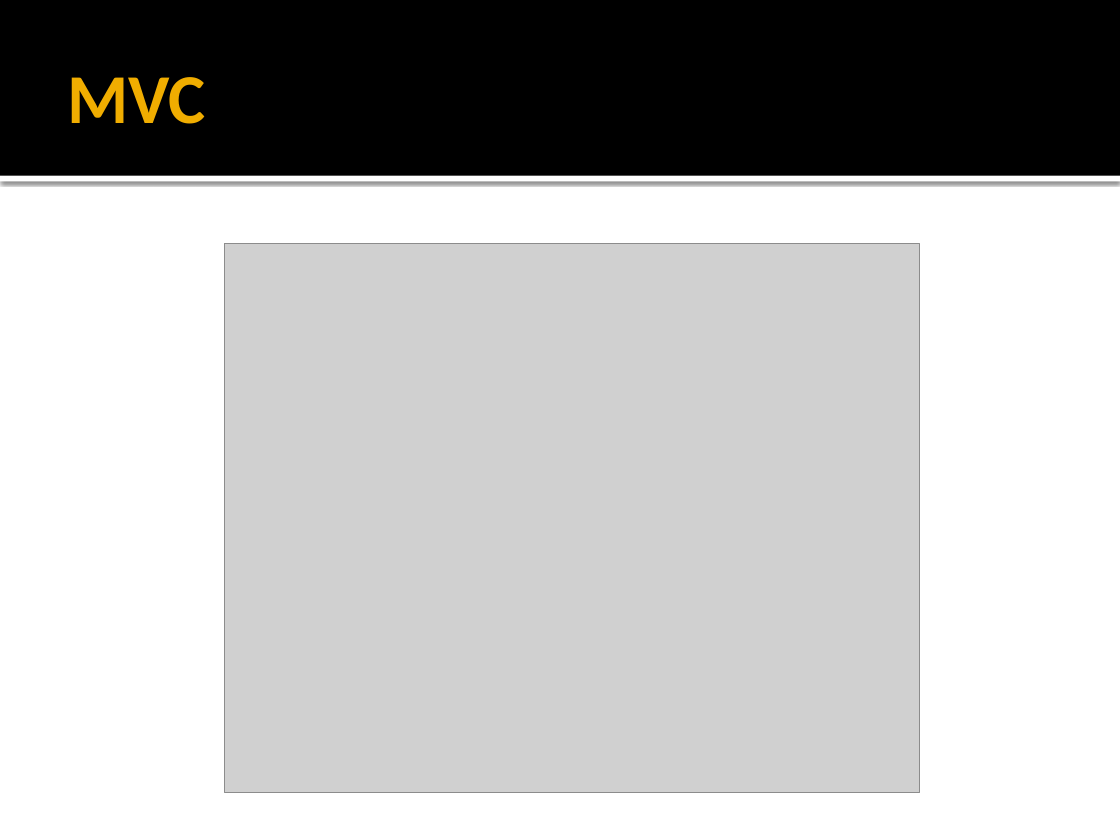
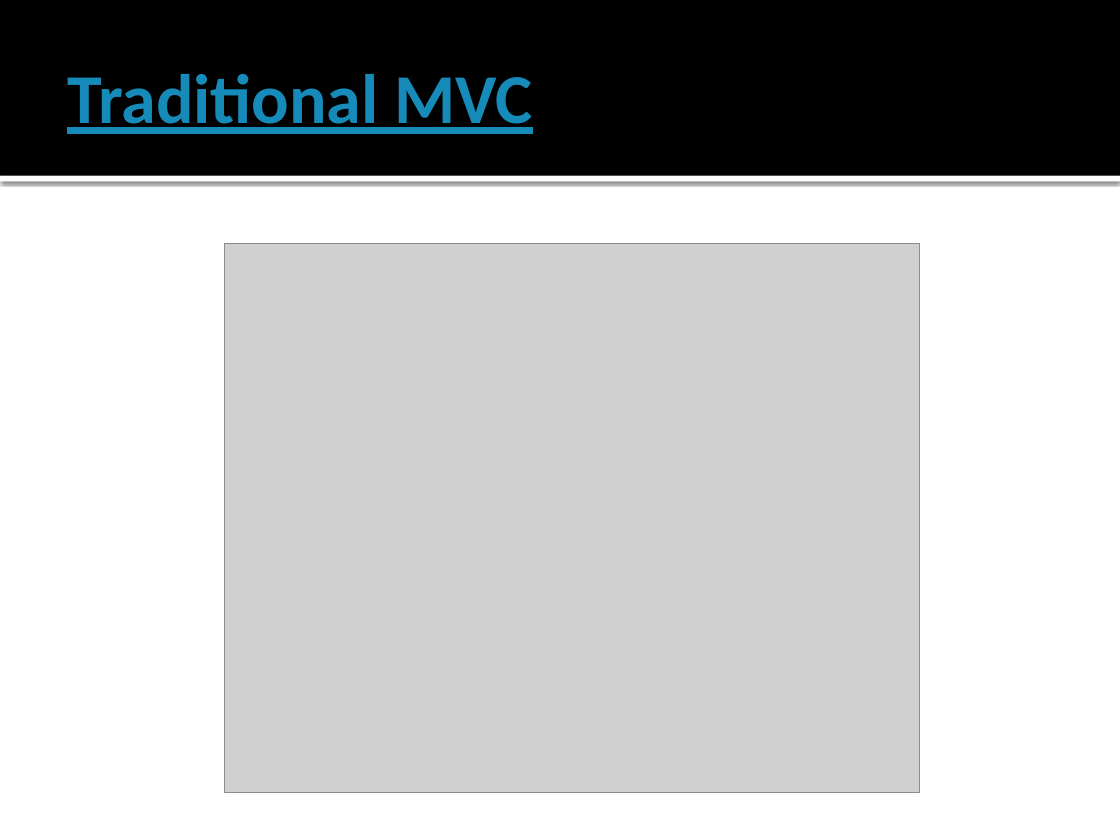
Before and after one commit to iv-sergius/ood, a slide deck: slide 5 of lectures/mvxx/mvxx.pptx. Drawn at 1120x840 pixels with LibreOffice and Linux fonts; fonts in the diff are those of the drawing; grey boxes stand for pictures. Boxes give left, top, right and bottom in pixels: in the first picture for what was removed or moved away, otherwise in the second. Text is boxed around its words. In the diff, an @@ line names an element or a change of style, - is before the commit and + after.

```diff
--- a/lectures/mvxx/mvxx.pptx
+++ b/lectures/mvxx/mvxx.pptx
@@ title at <box>67,74,533,134</box>: text changed; text colour #F0AD00 to #168BBA @@
-MVC
+Traditional MVC
```
Also in this commit, not shown: 2 other slides changed, 8 slides added.
